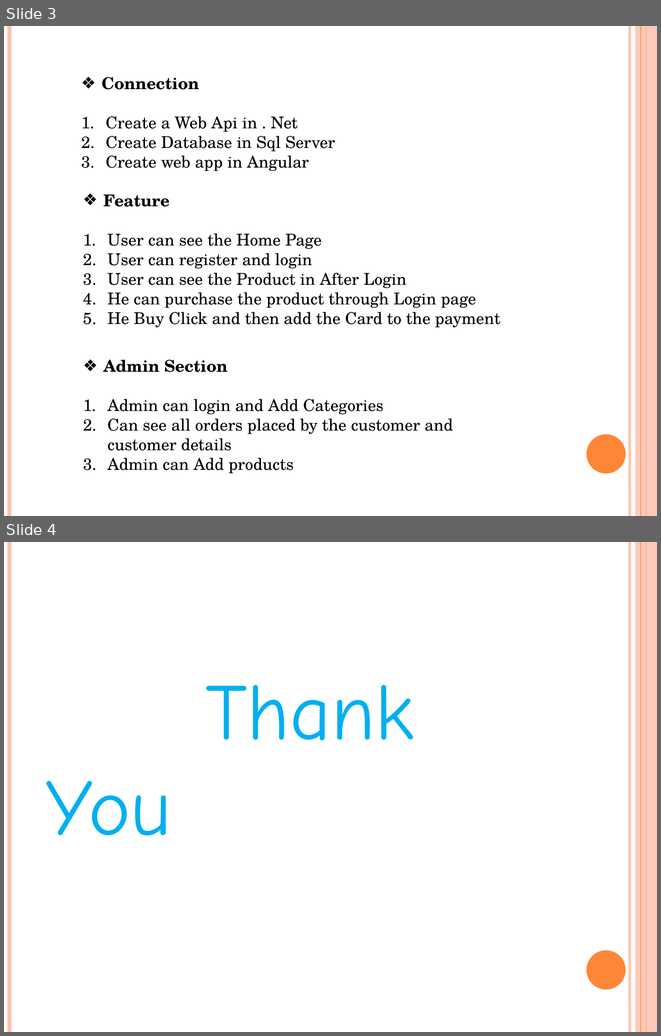
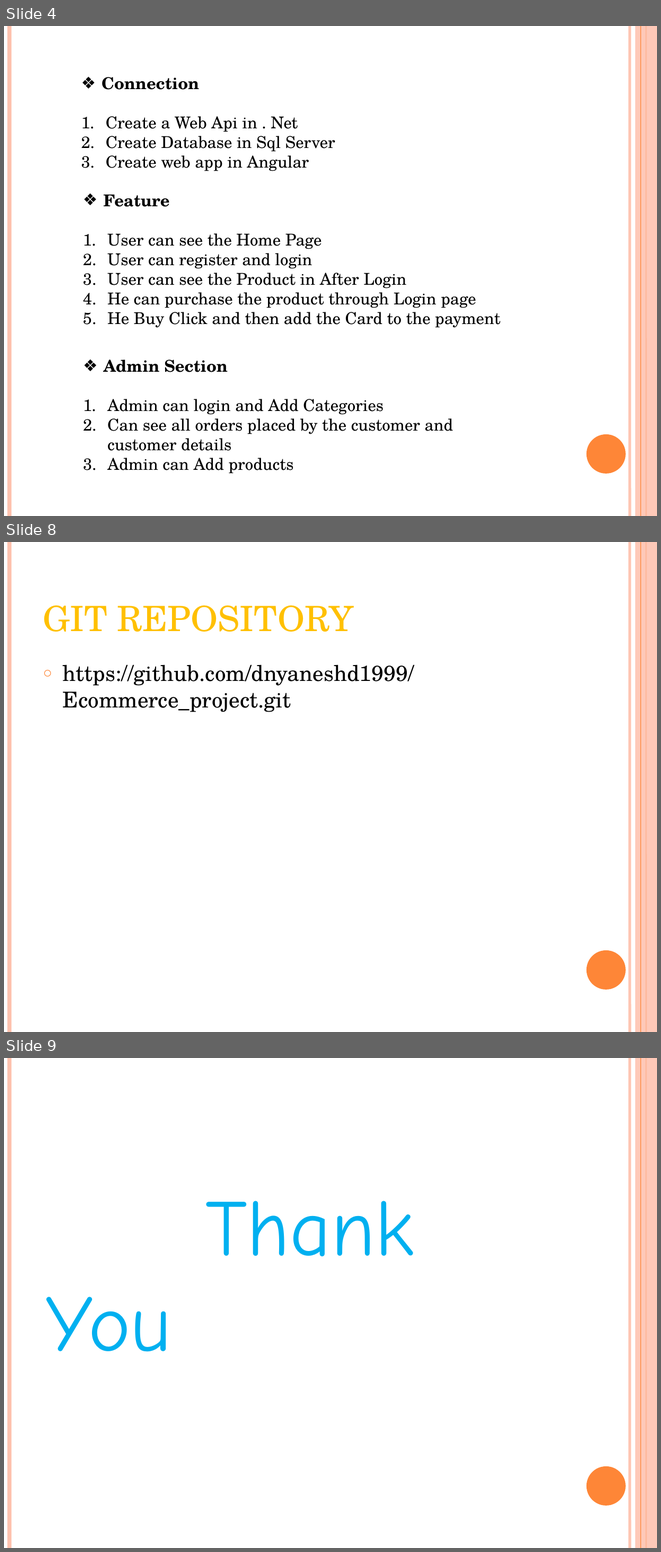
Before and after one commit to dnyaneshd1999/Ecommerce_project, a slide deck: E-commerce.pptx. Shown one above the other, each under a label of ours: slides 3 and 4 before the commit, slides 4, 8 and 9 after it; the slides between them are not shown. The pictures are 661x1036 and 661x1552 pixels, drawn with LibreOffice and Linux fonts; fonts in the diff are those of the drawing. Boxes give left, top, right and bottom in pixels: in the first picture for what was removed or moved away, otherwise in the second. Text is boxed around its words. In the diff, an @@ line names an element or a change of style, - is before the commit and + after.

```diff
--- a/E-commerce.pptx
+++ b/E-commerce.pptx
@@ slide 8 added at (4, 542, 657, 1032), background #FFFFFF; not listed: 6 template elements that a slide beside it also shows @@
@@ title added at (43, 605, 354, 632), 48 pt, text #FFC000, small capitals @@
+git repository
@@ text added at (63, 664, 414, 712), 24 pt, text #000000 @@
+○ https://github.com/dnyaneshd1999/Ecommerce_project.git
@@ what was slide 3 is now slide 4 @@
@@ what was slide 4 is now slide 9 @@
```
Also in this commit, not shown: 4 other slides added, 5 other files.
